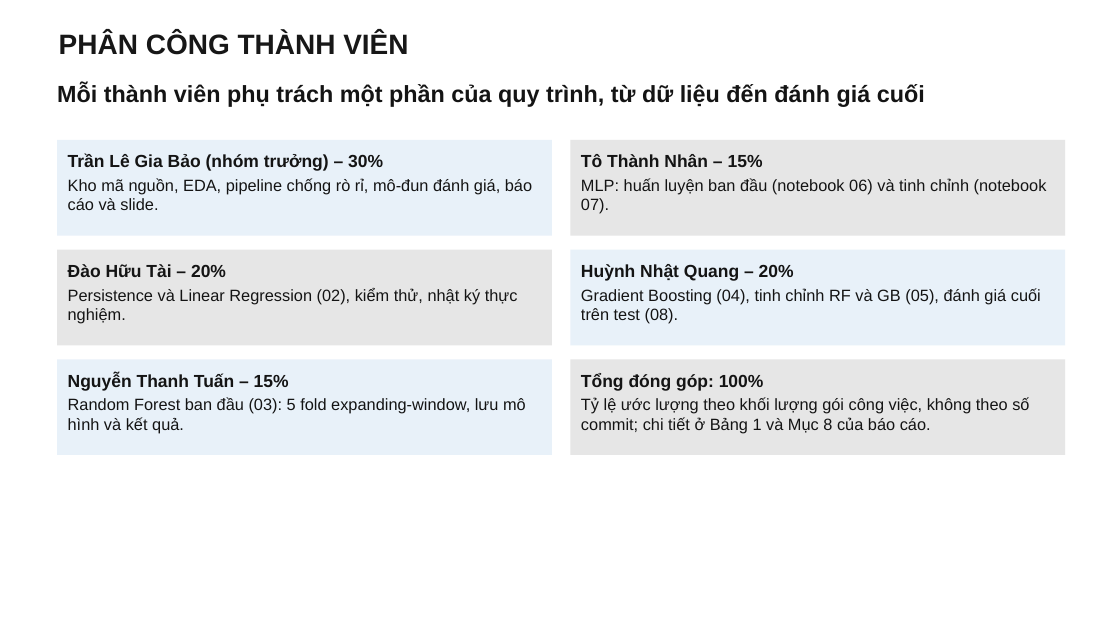
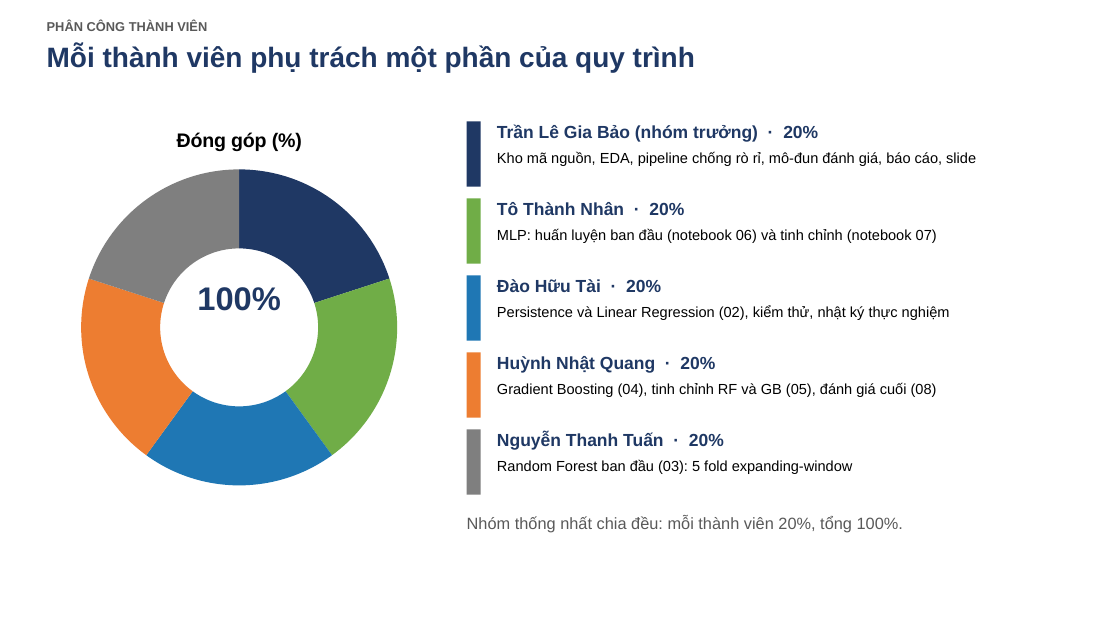
Before and after one commit to bjruly/sgu_finalproject_machinelearning_2026-2027, a slide deck: slide 35 of docs/Nhom10_Slide.pptx (slide 23 before the commit). Drawn at 1120x630 pixels with LibreOffice and Linux fonts; fonts in the diff are those of the drawing. Boxes give left, top, right and bottom in pixels: in the first picture for what was removed or moved away, otherwise in the second. Text is boxed around its words. In the diff, an @@ line names an element or a change of style, - is before the commit and + after.

```diff
--- a/docs/Nhom10_Slide.pptx
+++ b/docs/Nhom10_Slide.pptx
@@ text "PHÂN CÔNG THÀNH VIÊN" moved from (x1=59, y1=34, x2=408, y2=55) to (x1=47, y1=21, x2=207, y2=31) @@
@@ text "PHÂN CÔNG THÀNH VIÊN" at (x1=47, y1=21, x2=207, y2=31): size 24 to 11 pt, text colour #171717 to #595959; line spacing 0.9 to 1; vertical alignment middle to top @@
@@ text at (x1=47, y1=45, x2=695, y2=72): text changed; size 20 to 24 pt; text colour #141414 to #1F3864 @@
-Mỗi thành viên phụ trách một phần của quy trình, từ dữ liệu đến đánh giá cuối
+Mỗi thành viên phụ trách một phần của quy trình
@@ doughnut chart added at (x1=47, y1=112, x2=432, y2=497) @@
+title "Đóng góp (%)"
+categories: 1, 2, 3, 4, 5
+Đóng góp (%): 20, 20, 20, 20, 20
@@ rectangle removed at (x1=57, y1=140, x2=552, y2=236) @@
-Trần Lê Gia Bảo (nhóm trưởng) – 30%
-Kho mã nguồn, EDA, pipeline chống rò rỉ, mô-đun đánh giá, báo cáo và slide.
@@ rectangle added at (x1=467, y1=121, x2=481, y2=187), fill #1F3864 @@
@@ text added at (x1=497, y1=125, x2=818, y2=142), 15 pt, text #1F3864, bold @@
+Trần Lê Gia Bảo (nhóm trưởng) · 20%
@@ text added at (x1=497, y1=152, x2=976, y2=166), 12.5 pt, text #000000 @@
+Kho mã nguồn, EDA, pipeline chống rò rỉ, mô-đun đánh giá, báo cáo, slide
@@ rectangle added at (x1=467, y1=198, x2=481, y2=264), fill #70AD47 @@
@@ text added at (x1=497, y1=202, x2=684, y2=215), 15 pt, text #1F3864, bold @@
+Tô Thành Nhân · 20%
@@ text at (x1=497, y1=229, x2=937, y2=243): text changed; size 14 to 12.5 pt; text colour #141414 to #000000 @@
-Tô Thành Nhân – 15%
-MLP: huấn luyện ban đầu (notebook 06) và tinh chỉnh (notebook 07).
+MLP: huấn luyện ban đầu (notebook 06) và tinh chỉnh (notebook 07)
@@ text "MLP: huấn luyện ban đầu ..." moved from (x1=571, y1=140, x2=1065, y2=236) to (x1=497, y1=229, x2=937, y2=243) @@
@@ text "MLP: huấn luyện ban đầu ..." at (x1=497, y1=229, x2=937, y2=243): fill #E6E6E6 to none @@
@@ text added at (x1=197, y1=287, x2=280, y2=311), 28 pt, text #1F3864, bold @@
+100%
@@ rectangle added at (x1=467, y1=276, x2=481, y2=341), fill #1F77B4 @@
@@ text added at (x1=497, y1=279, x2=661, y2=292), 15 pt, text #1F3864, bold @@
+Đào Hữu Tài · 20%
@@ text "Persistence và Linear Regression (02), ..." at (x1=497, y1=306, x2=950, y2=320): fill #E6E6E6 to none @@
@@ text at (x1=497, y1=306, x2=950, y2=320): text changed; size 14 to 12.5 pt; text colour #141414 to #000000 @@
-Đào Hữu Tài – 20%
-Persistence và Linear Regression (02), kiểm thử, nhật ký thực nghiệm.
+Persistence và Linear Regression (02), kiểm thử, nhật ký thực nghiệm
@@ text "Persistence và Linear Regression (02), ..." moved from (x1=57, y1=250, x2=552, y2=345) to (x1=497, y1=306, x2=950, y2=320) @@
@@ rectangle added at (x1=467, y1=352, x2=481, y2=418), fill #ED7D31 @@
@@ text added at (x1=497, y1=356, x2=715, y2=373), 15 pt, text #1F3864, bold @@
+Huỳnh Nhật Quang · 20%
@@ rectangle removed at (x1=57, y1=360, x2=552, y2=455) @@
-Nguyễn Thanh Tuấn – 15%
-Random Forest ban đầu (03): 5 fold expanding-window, lưu mô hình và kết quả.
@@ text at (x1=497, y1=383, x2=937, y2=397): text changed; size 14 to 12.5 pt; text colour #141414 to #000000 @@
-Huỳnh Nhật Quang – 20%
-Gradient Boosting (04), tinh chỉnh RF và GB (05), đánh giá cuối trên test (08).
+Gradient Boosting (04), tinh chỉnh RF và GB (05), đánh giá cuối (08)
@@ text "Gradient Boosting (04), tinh chỉnh ..." moved from (x1=571, y1=250, x2=1065, y2=345) to (x1=497, y1=383, x2=937, y2=397) @@
@@ text "Gradient Boosting (04), tinh chỉnh ..." at (x1=497, y1=383, x2=937, y2=397): fill #E8F1F9 to none @@
@@ rectangle removed at (x1=571, y1=360, x2=1065, y2=455) @@
-Tổng đóng góp: 100%
-Tỷ lệ ước lượng theo khối lượng gói công việc, không theo số commit; chi tiết ở Bảng 1 và Mục 8 của báo cáo.
@@ rectangle added at (x1=467, y1=429, x2=481, y2=495), fill #7F7F7F @@
@@ text added at (x1=497, y1=433, x2=724, y2=450), 15 pt, text #1F3864, bold @@
+Nguyễn Thanh Tuấn · 20%
@@ text added at (x1=497, y1=460, x2=853, y2=474), 12.5 pt, text #000000 @@
+Random Forest ban đầu (03): 5 fold expanding-window
@@ text added at (x1=467, y1=516, x2=903, y2=533), 14 pt, text #595959 @@
+Nhóm thống nhất chia đều: mỗi thành viên 20%, tổng 100%.
```
Also in this commit, not shown: 4 other slides changed, 30 slides added, 18 slides removed, 5 other files.
